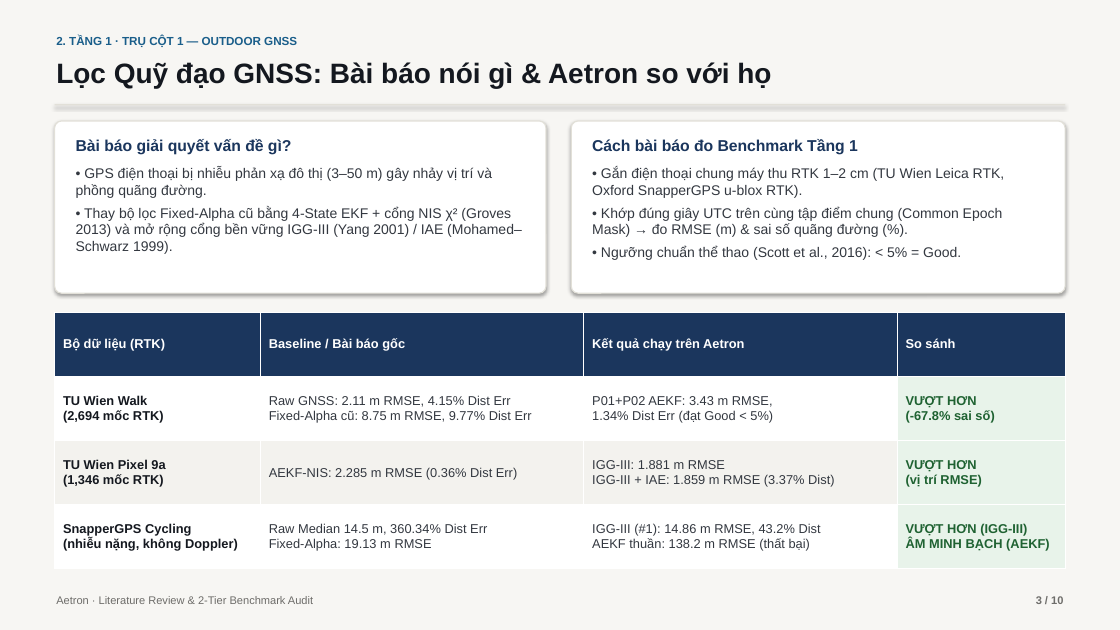
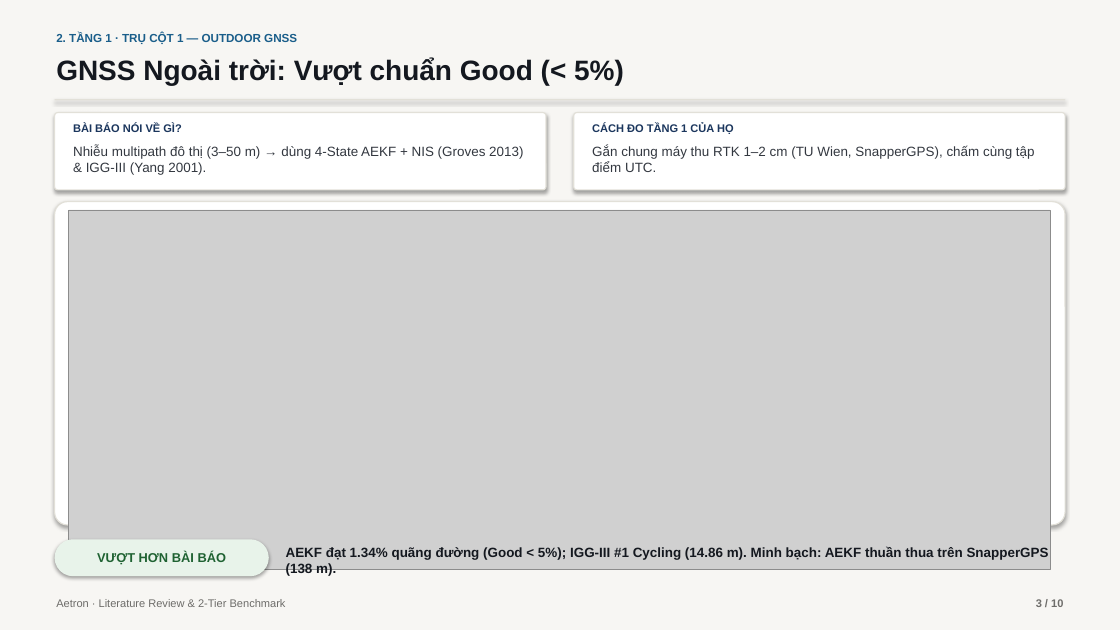
Before and after one commit to DB-Ducbao113/Aetron, a slide deck: slide 3 of docs/thesis_overleaf/Aetron_Literature_Review.pptx. Drawn at 1120x630 pixels with LibreOffice and Linux fonts; fonts in the diff are those of the drawing; grey boxes stand for pictures. Boxes give left, top, right and bottom in pixels: in the first picture for what was removed or moved away, otherwise in the second. Text is boxed around its words. In the diff, an @@ line names an element or a change of style, - is before the commit and + after.

```diff
--- a/docs/thesis_overleaf/Aetron_Literature_Review.pptx
+++ b/docs/thesis_overleaf/Aetron_Literature_Review.pptx
@@ text at [56,58,624,85]: text changed @@
-Lọc Quỹ đạo GNSS: Bài báo nói gì & Aetron so với họ
+GNSS Ngoài trời: Vượt chuẩn Good (< 5%)
@@ rectangle: place and size @@
-rectangle at [55,104,1065,105]
+rectangle at [55,99,1065,100]
@@ rounded rectangle: place and size @@
-rounded rectangle at [55,121,546,293]
+rounded rectangle at [55,113,546,190]
@@ rounded rectangle: place and size @@
-rounded rectangle at [571,121,1065,293]
+rounded rectangle at [574,113,1065,190]
@@ text at [73,123,181,134]: text changed; size 13.5 to 9.5 pt @@
-Bài báo giải quyết vấn đề gì?
+BÀI BÁO NÓI VỀ GÌ?
@@ text at [73,145,523,175]: text changed; size 12 to 11.5 pt @@
-• GPS điện thoại bị nhiễu phản xạ đô thị (3–50 m) gây nhảy vị trí và phồng quãng đường.
-• Thay bộ lọc Fixed-Alpha cũ bằng 4-State EKF + cổng NIS χ² (Groves 2013) và mở rộng cổng bền vững IGG-III (Yang 2001) / IAE (Mohamed–Schwarz 1999).
+Nhiễu multipath đô thị (3–50 m) → dùng 4-State AEKF + NIS (Groves 2013) & IGG-III (Yang 2001).
@@ text at [592,123,734,134]: text changed; size 13.5 to 9.5 pt @@
-Cách bài báo đo Benchmark Tầng 1
+CÁCH ĐO TẦNG 1 CỦA HỌ
@@ text at [592,145,1035,172]: text changed; size 12 to 11.5 pt @@
-• Gắn điện thoại chung máy thu RTK 1–2 cm (TU Wien Leica RTK, Oxford SnapperGPS u-blox RTK).
-• Khớp đúng giây UTC trên cùng tập điểm chung (Common Epoch Mask) → đo RMSE (m) & sai số quãng đường (%).
-• Ngưỡng chuẩn thể thao (Scott et al., 2016): < 5% = Good.
+Gắn chung máy thu RTK 1–2 cm (TU Wien, SnapperGPS), chấm cùng tập điểm UTC.
@@ rounded rectangle added at [55,202,1065,525], fill #FFFFFF, outline #E2E0D8 1 pt @@
@@ picture added at [69,210,1050,570] @@
@@ table removed at [55,313,1065,569], 4 rows, 4 columns @@
-Bộ dữ liệu (RTK) | Baseline / Bài báo gốc | Kết quả chạy trên Aetron | So sánh
-TU Wien Walk (2,694 mốc RTK) | Raw GNSS: 2.11 m RMSE, 4.15% Dist Err Fixed-Alpha cũ: 8.75 m RMSE, 9.77% Dist Err | P01+P02 AEKF: 3.43 m RMSE, 1.34% Dist Err (đạt Good < 5%) | VƯỢT HƠN (-67.8% sai số)
-TU Wien Pixel 9a (1,346 mốc RTK) | AEKF-NIS: 2.285 m RMSE (0.36% Dist Err) | IGG-III: 1.881 m RMSE IGG-III + IAE: 1.859 m RMSE (3.37% Dist) | VƯỢT HƠN (vị trí RMSE)
-SnapperGPS Cycling (nhiễu nặng, không Doppler) | Raw Median 14.5 m, 360.34% Dist Err Fixed-Alpha: 19.13 m RMSE | IGG-III (#1): 14.86 m RMSE, 43.2% Dist AEKF thuần: 138.2 m RMSE (thất bại) | VƯỢT HƠN (IGG-III) ÂM MINH BẠCH (AEKF)
@@ rounded rectangle added at [55,539,269,576], fill #E8F3EA, 11 pt, text #1F6232, bold @@
+VƯỢT HƠN BÀI BÁO
@@ text added at [286,547,1049,577], 11.5 pt, text #14181F, bold @@
+AEKF đạt 1.34% quãng đường (Good < 5%); IGG-III #1 Cycling (14.86 m). Minh bạch: AEKF thuần thua trên SnapperGPS (138 m).
@@ text at [56,599,286,607]: text changed @@
-Aetron · Literature Review & 2-Tier Benchmark Audit
+Aetron · Literature Review & 2-Tier Benchmark
```
Also in this commit, not shown: 9 other slides changed, 5 other files.
